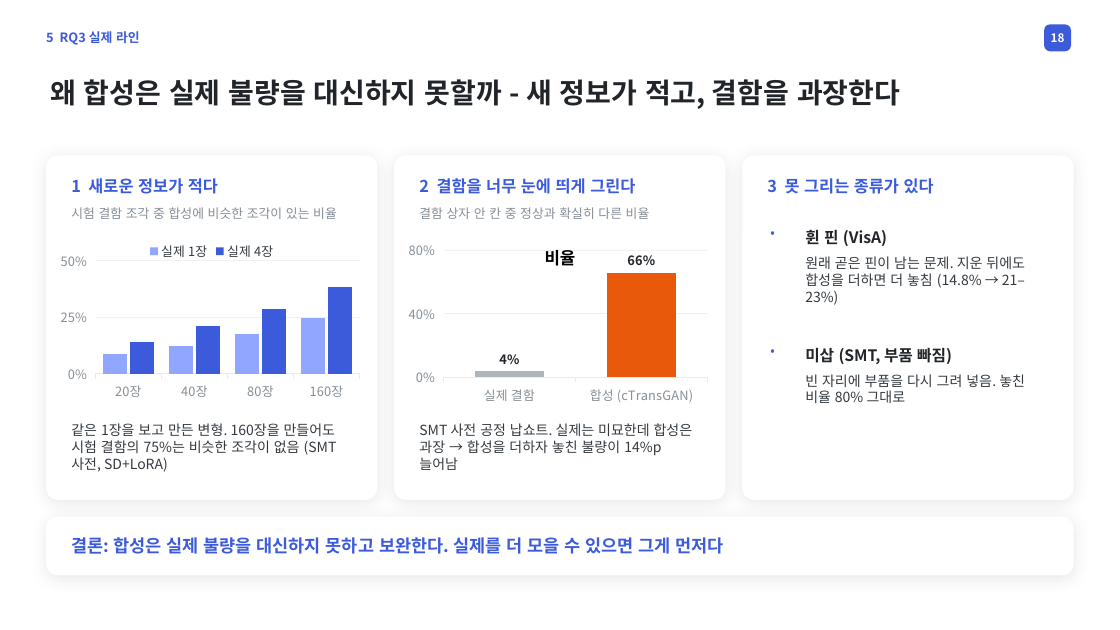
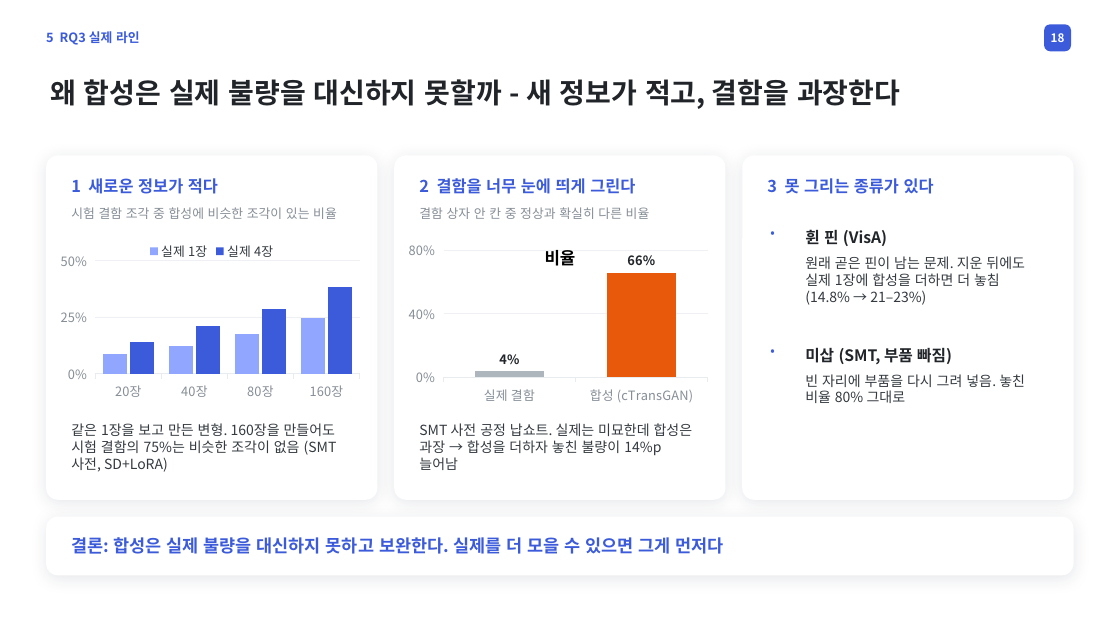
Before and after one commit to Junho-YEO-maker/26_2_DeepLearning, a slide deck: slide 18 of PCB_AD_presentation_v5.pptx. Drawn at 1120x630 pixels with LibreOffice and Linux fonts; fonts in the diff are those of the drawing. Boxes give left, top, right and bottom in pixels: in the first picture for what was removed or moved away, otherwise in the second. Text is boxed around its words. In the diff, an @@ line names an element or a change of style, - is before the commit and + after.

```diff
--- a/PCB_AD_presentation_v5.pptx
+++ b/PCB_AD_presentation_v5.pptx
@@ text at [805, 256, 1025, 305]: text changed @@
-원래 곧은 핀이 남는 문제. 지운 뒤에도 합성을 더하면 더 놓침 (14.8% → 21–23%)
+원래 곧은 핀이 남는 문제. 지운 뒤에도 실제 1장에 합성을 더하면 더 놓침 (14.8% → 21–23%)
```
Also in this commit, not shown: 2 other slides changed, 9 other files.
